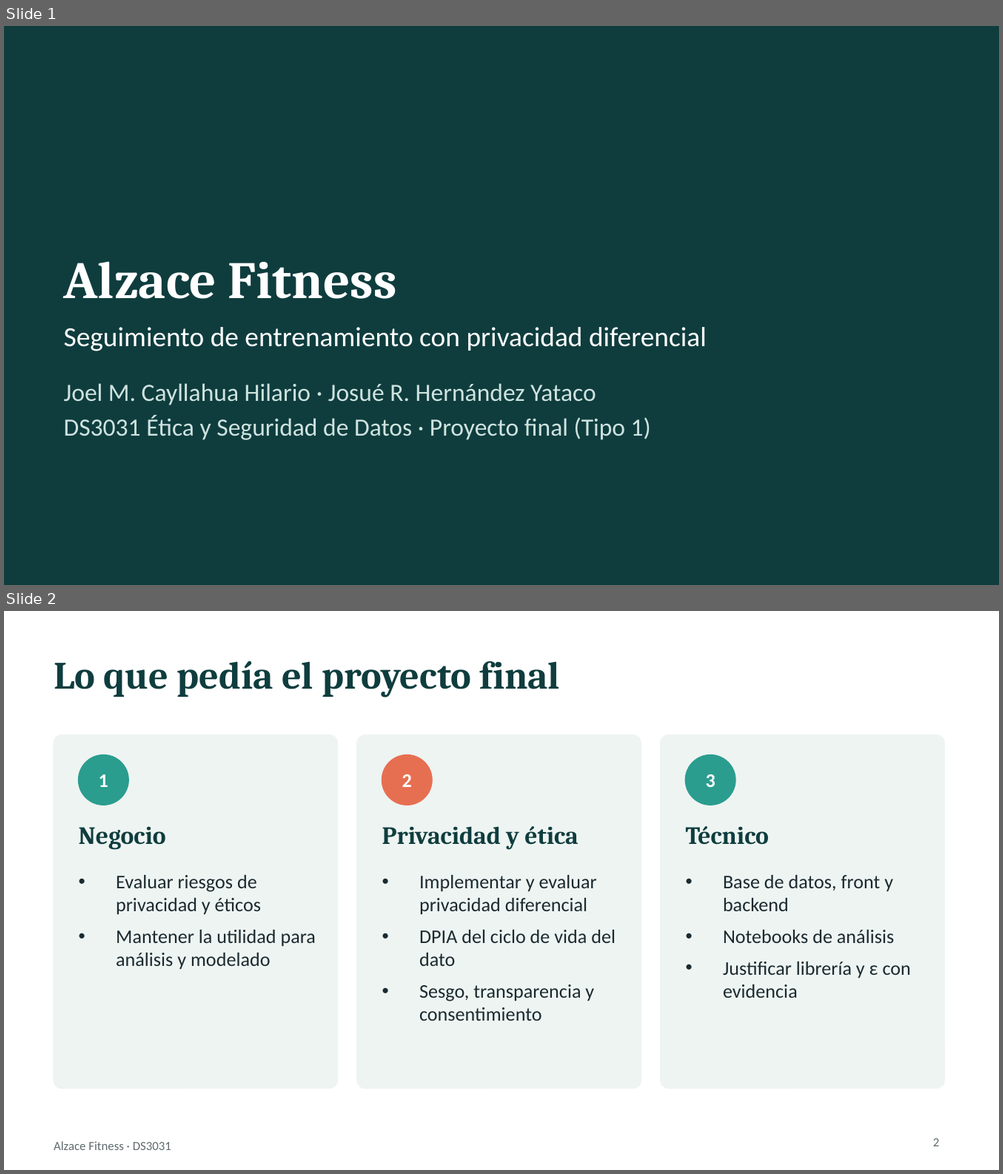
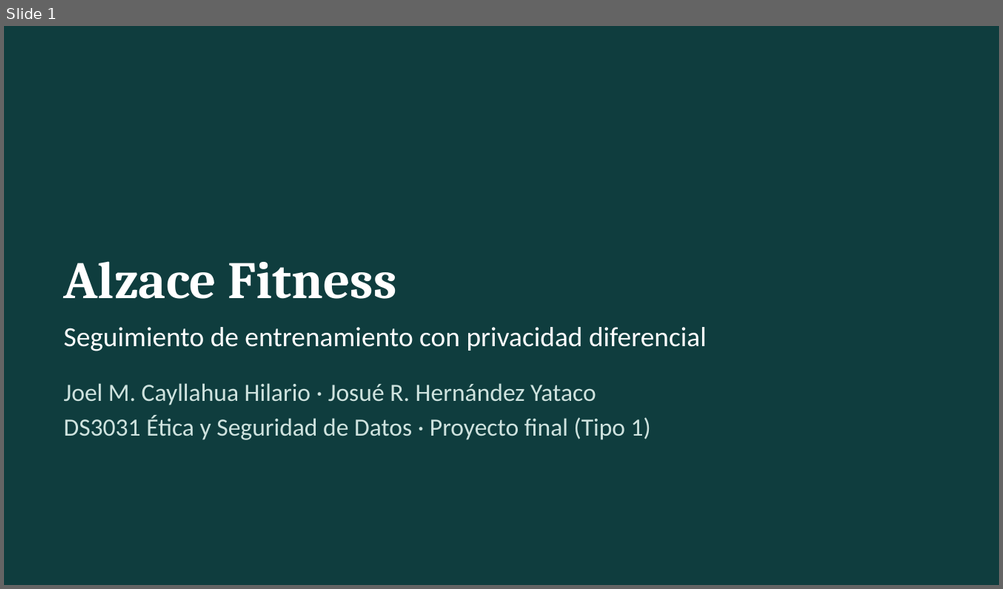
Before and after one commit to JoelxD12O/Proyecto-2---etica-y-seguridad-de-datos, a slide deck: presentacion/Presentacion_Alzace_Final.pptx. Shown one above the other, each under a label of ours: slides 1 and 2 before the commit, slide 1 after it. The pictures are 1003x1174 and 1003x589 pixels, drawn with LibreOffice and Linux fonts; fonts in the diff are those of the drawing. Boxes give left, top, right and bottom in pixels: in the first picture for what was removed or moved away, otherwise in the second. Text is boxed around its words. In the diff, an @@ line names an element or a change of style, - is before the commit and + after.

```diff
--- a/presentacion/Presentacion_Alzace_Final.pptx
+++ b/presentacion/Presentacion_Alzace_Final.pptx
@@ slide 2 removed at [4,611,999,1170], background #FFFFFF @@
@@ title removed at [54,661,560,698] @@
-Lo que pedía el proyecto final
@@ rounded rectangle removed at [54,735,337,1088] @@
@@ rounded rectangle removed at [357,735,640,1088] @@
@@ rounded rectangle removed at [660,735,944,1088] @@
@@ ellipse removed at [79,755,128,805] @@
@@ ellipse removed at [382,755,432,805] @@
@@ ellipse removed at [686,755,735,805] @@
@@ text removed at [99,775,108,787] @@
-1
@@ text removed at [402,775,412,787] @@
-2
@@ text removed at [706,775,715,787] @@
-3
@@ text removed at [79,826,166,850] @@
-Negocio
@@ text removed at [382,826,578,850] @@
-Privacidad y ética
@@ text removed at [686,826,768,845] @@
-Técnico
@@ text removed at [116,875,316,969] @@
-• Evaluar riesgos de privacidad y éticos
-• Mantener la utilidad para análisis y modelado
@@ text removed at [419,875,615,1021] @@
-• Implementar y evaluar privacidad diferencial
-• DPIA del ciclo de vida del dato
-• Sesgo, transparencia y consentimiento
@@ text removed at [723,875,910,998] @@
-• Base de datos, front y backend
-• Notebooks de análisis
-• Justificar librería y ε con evidencia
@@ text removed at [54,1142,171,1150] @@
-Alzace Fitness · DS3031
@@ page number removed at [933,1139,939,1147] @@
-2
```
Also in this commit, not shown: 14 slides changed, 2 other slides removed.
